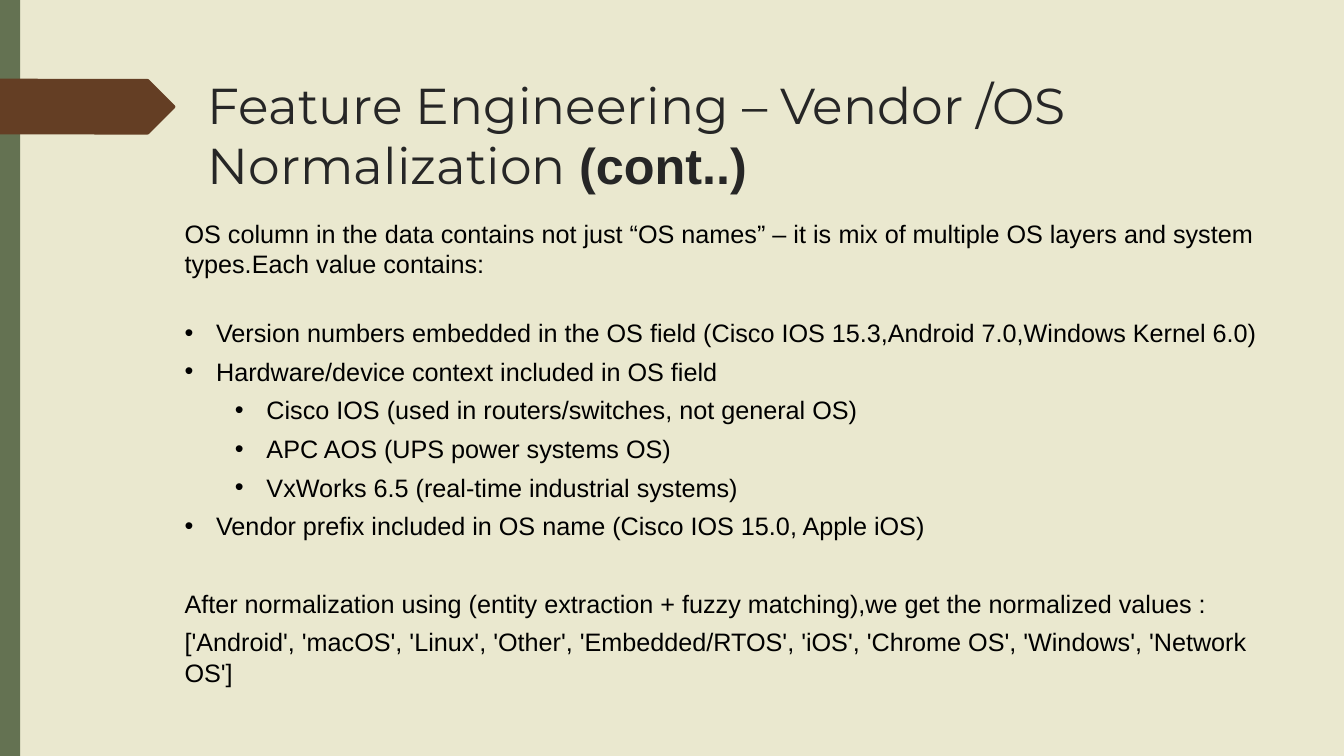
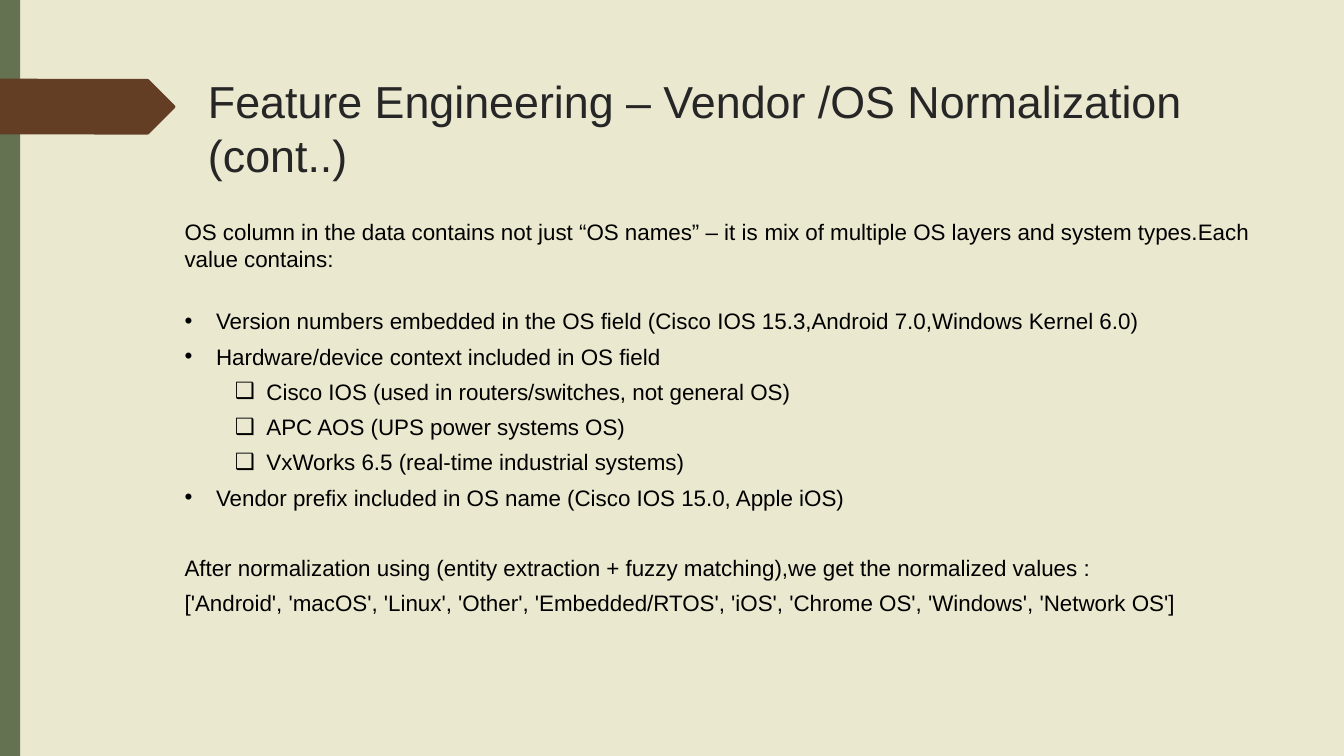
Before and after one commit to Saurav6789/network-asset-classification, a slide deck: slide 12 of Network_analysis.pptx. Drawn at 1344x756 pixels with LibreOffice and Linux fonts; fonts in the diff are those of the drawing. Boxes give left, top, right and bottom in pixels: in the first picture for what was removed or moved away, otherwise in the second. Text is boxed around its words. In the diff, an @@ line names an element or a change of style, - is before the commit and + after.

```diff
--- a/Network_analysis.pptx
+++ b/Network_analysis.pptx
@@ title "Feature Engineering – Vendor /OS ..." at (x1=208, y1=85, x2=1181, y2=181): size 36 to 32 pt; font Montserrat to Arial in "Feature Engineering – Vendor /OS Normalization"; bold off in "(cont..)" @@
@@ text "OS column in the data ..." at (x1=185, y1=223, x2=1249, y2=616): size 18 to 16 pt; bullet • to ❑ @@
```
Also in this commit, not shown: 34 other slides changed, 1 slide removed.
